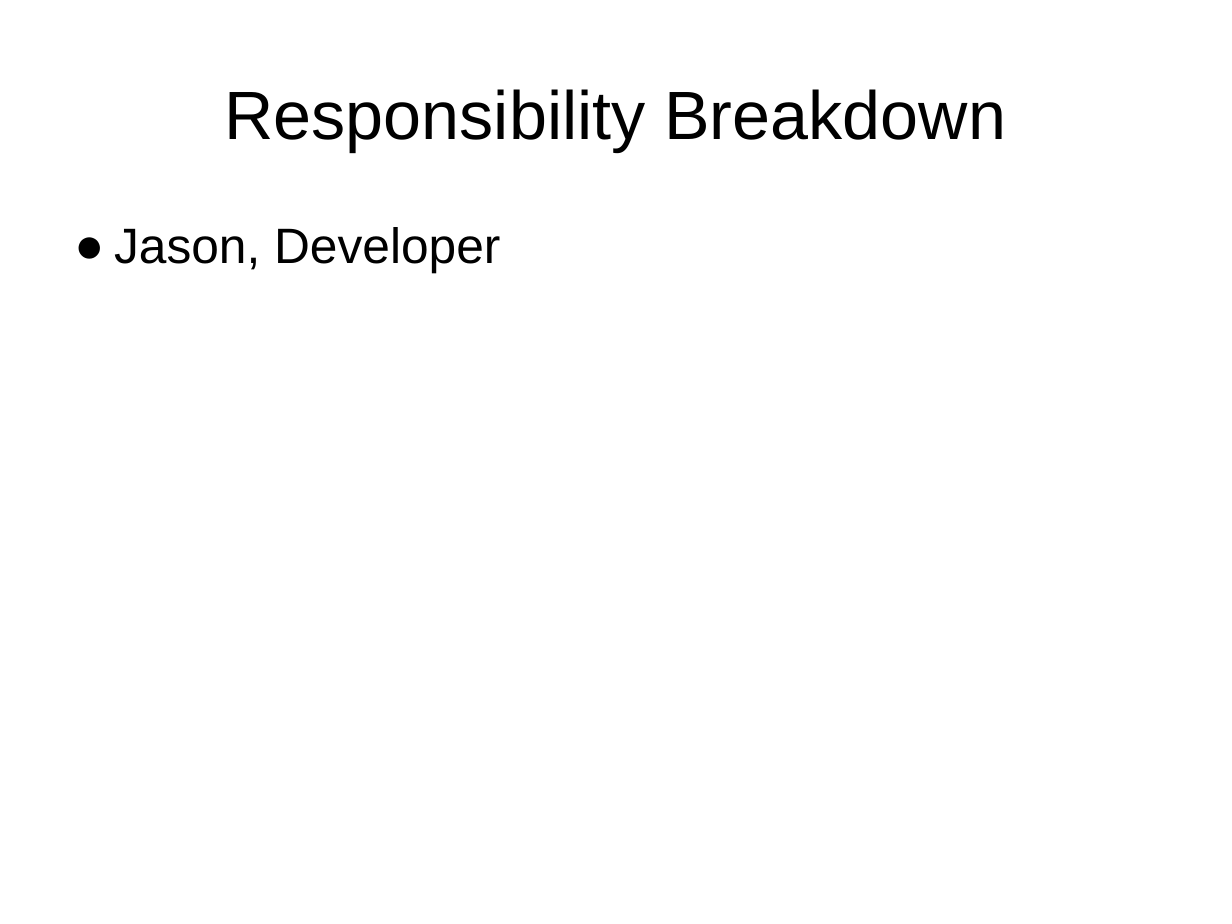
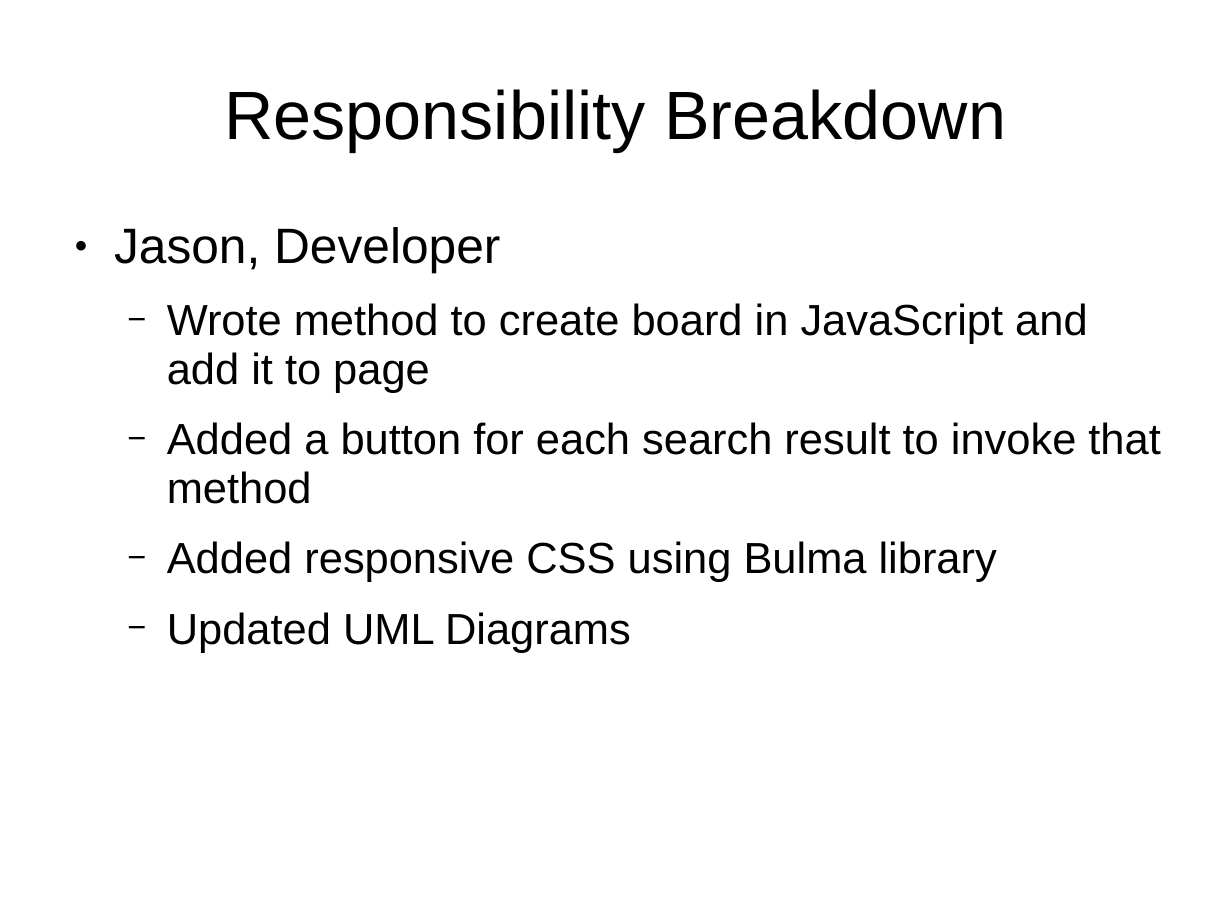
Before and after one commit to CIS3296SoftwareDesignF21/Lichess-Multi-Board-Analysis-Tool, a slide deck: slide 15 of Project Documents/Presentation.pptx. Drawn at 1232x924 pixels with LibreOffice and Linux fonts; fonts in the diff are those of the drawing. Boxes give left, top, right and bottom in pixels: in the first picture for what was removed or moved away, otherwise in the second. Text is boxed around its words. In the diff, an @@ line names an element or a change of style, - is before the commit and + after.

```diff
--- a/Project Documents/Presentation.pptx
+++ b/Project Documents/Presentation.pptx
@@ text at [167, 303, 1160, 653]: paragraphs added @@
+  − Wrote method to create board in JavaScript and add it to page
+  − Added a button for each search result to invoke that method
+  − Added responsive CSS using Bulma library
+  − Updated UML Diagrams
```
Also in this commit, not shown: 1 other slide changed, 4 other files.
